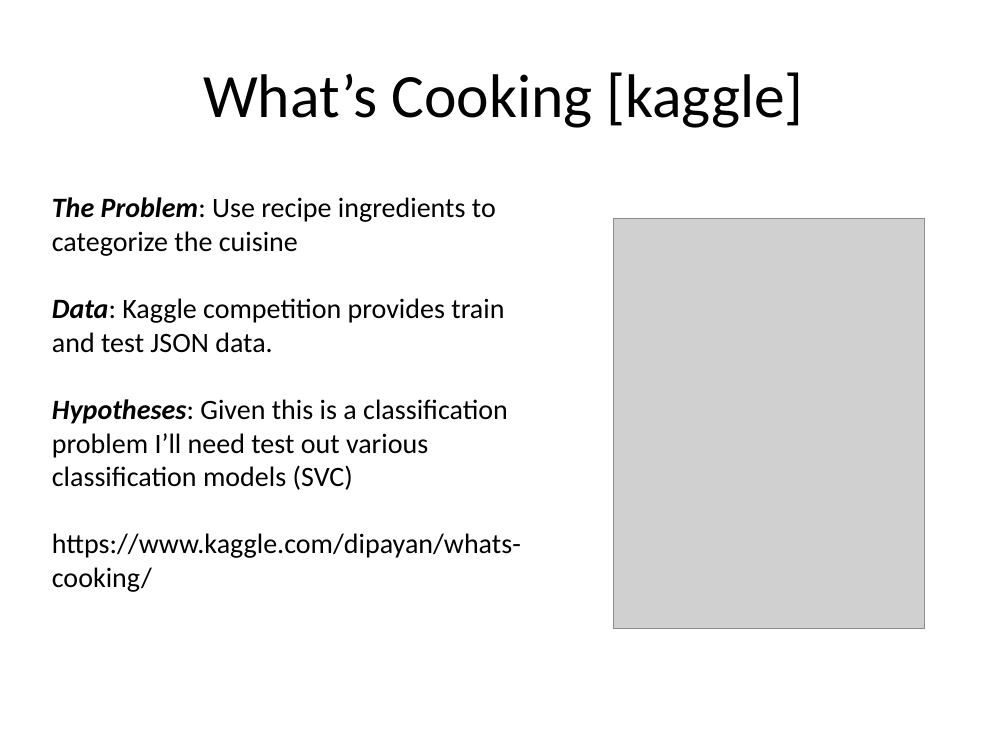
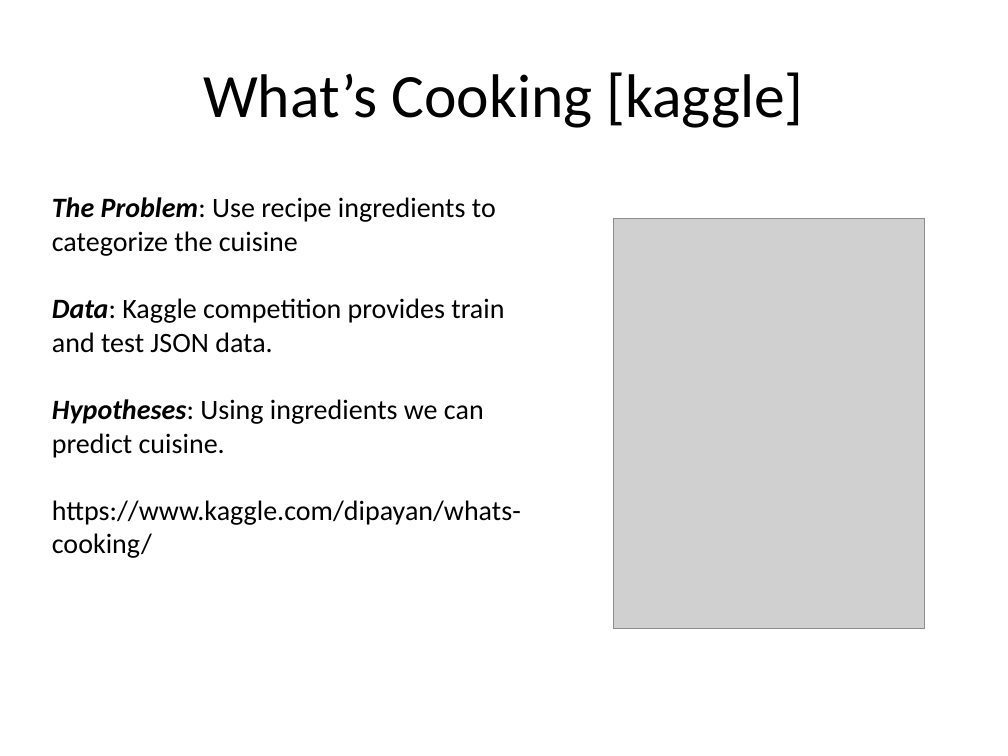
Before and after one commit to wcschuknecht/my_hw_repo, a slide deck: slide 1 of Bill_talk.pptx. Drawn at 1008x756 pixels with LibreOffice and Linux fonts; fonts in the diff are those of the drawing; grey boxes stand for pictures. Boxes give left, top, right and bottom in pixels: in the first picture for what was removed or moved away, otherwise in the second. Text is boxed around its words. In the diff, an @@ line names an element or a change of style, - is before the commit and + after.

```diff
--- a/Bill_talk.pptx
+++ b/Bill_talk.pptx
@@ text at (x1=52, y1=399, x2=484, y2=458): text changed @@
-Hypotheses: Given this is a classification problem I’ll need test out various classification models (SVC)
+Hypotheses: Using ingredients we can predict cuisine.
```
Also in this commit, not shown: 1 other slide changed, 1 slide removed.
